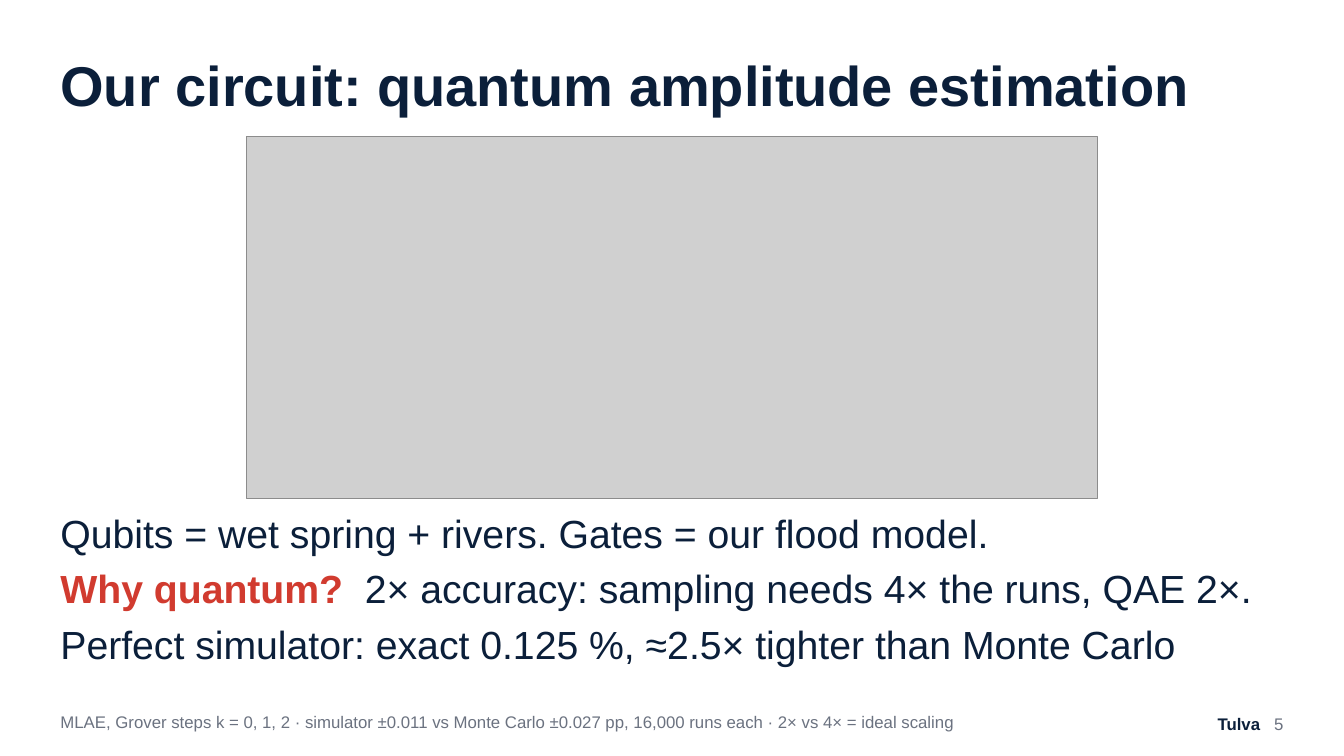
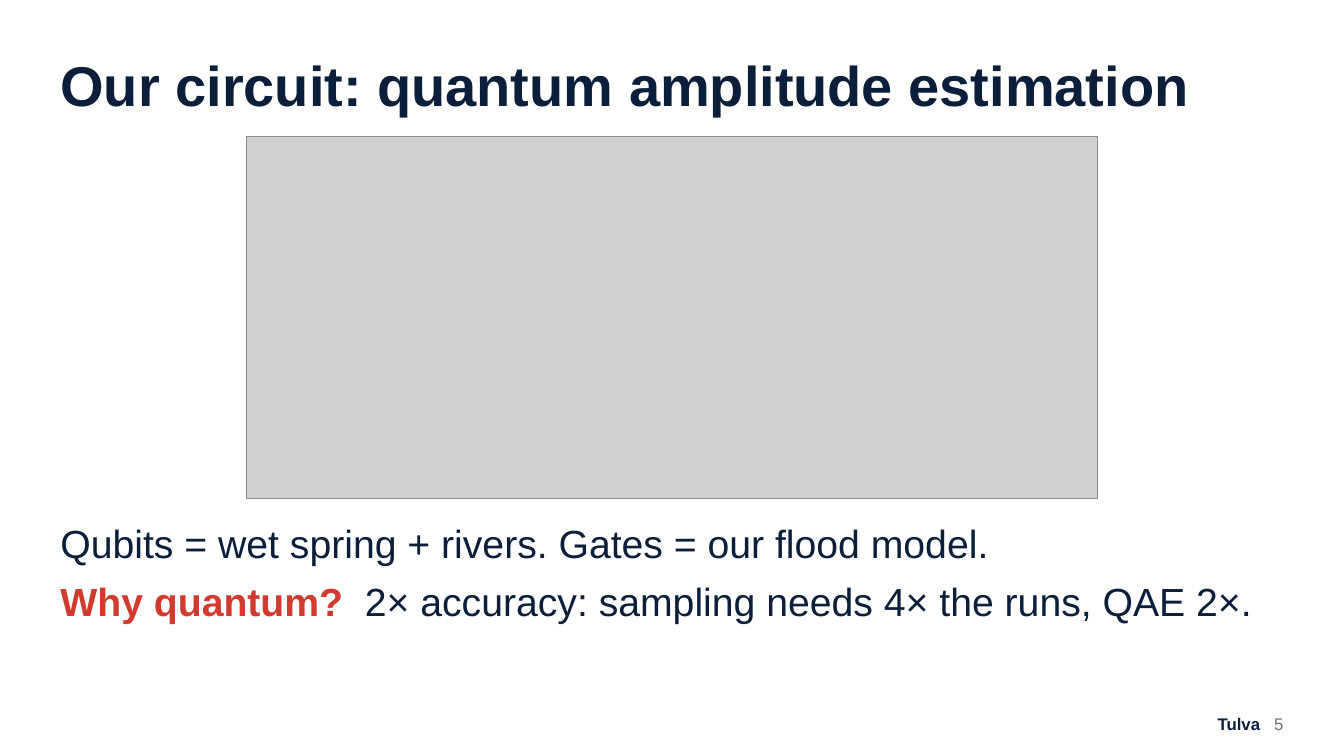
Before and after one commit to Zawaer/tulva, a slide deck: slide 5 of deck/Tulva_QxF2026.pptx. Drawn at 1344x756 pixels with LibreOffice and Linux fonts; fonts in the diff are those of the drawing; grey boxes stand for pictures. Boxes give left, top, right and bottom in pixels: in the first picture for what was removed or moved away, otherwise in the second. Text is boxed around its words. In the diff, an @@ line names an element or a change of style, - is before the commit and + after.

```diff
--- a/deck/Tulva_QxF2026.pptx
+++ b/deck/Tulva_QxF2026.pptx
@@ text "Qubits = wet spring + ...": place and size @@
-text "Qubits = wet spring + ..." at (60,519,1251,667)
+text "Qubits = wet spring + ..." at (60,529,1251,624)
@@ text "Qubits = wet spring + ..." at (60,529,1251,624): more space between paragraphs @@
@@ text at (60,630,1176,667): paragraph removed @@
-Perfect simulator: exact 0.125 %, ≈2.5× tighter than Monte Carlo
@@ text removed at (60,716,953,732) @@
-MLAE, Grover steps k = 0, 1, 2 · simulator ±0.011 vs Monte Carlo ±0.027 pp, 16,000 runs each · 2× vs 4× = ideal scaling
```
Also in this commit, not shown: 1 other slide changed, 3 slides removed, 15 other files.
